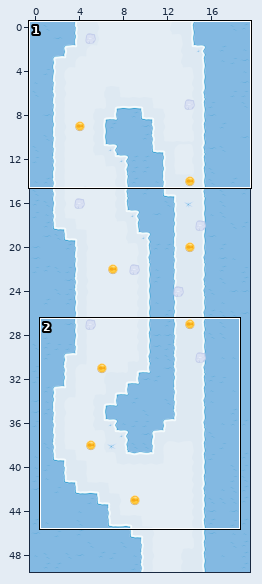
Level history. Tiled map: android/assets/maps/blockB_D_1.tmx. The first picture is a wide view before the edit; the outline marks the close-up.
Close-up. The starting point:
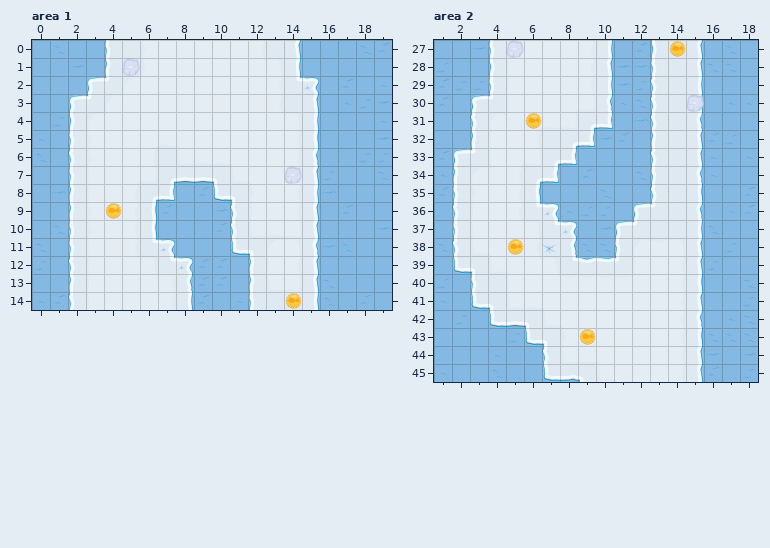
Cells are 160x160 px. Shown: area 1 x 0..19, y 0..14; area 2 x 1..18, y 27..45. The commit also changed other parts of the map, which this record leaves out.
The same view after the edit:
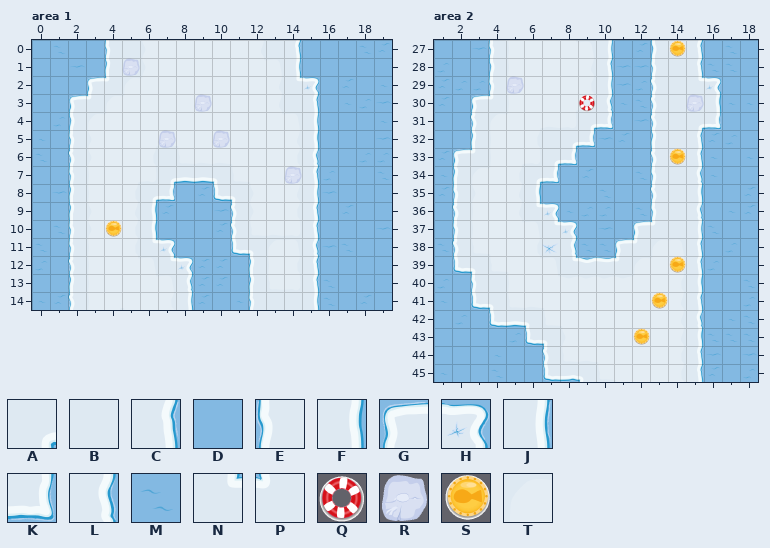
Key: from "Map v2": A 0, B 6, C 10, D 11, E 15, F 20, G 22, H 23, J 30, K 33, L 40, M 41, N 50, P 55, Q 71, R 72, S 73, T 77.
_ is an empty cell.
Tiles replaced or removed in this view: B, C, D, E, G, J, L, P, R, S, T.
Changes in this commit:
Changed rows in their new state; . is an unchanged cell.
Layer "PickUps", area 1:
first column x 4:
 9 _
10 S
first column x 14:
14 _
Layer "Obstacles", area 1:
first column x 7:
 3 ..R.
 5 R..R
Layer "Floor", area 2:
first column x 15:
29 NH
30 BF
31 AK
first column x 11:
36 .ME
37 DGP
38 GP.
Layer "PickUps", area 2:
first column x 6:
30 ...Q.....
31 _........
33 ........S
first column x 5:
38 _.........
39 .........S
41 ........S.
43 ...._..S..
Layer "Obstacles", area 2:
first column x 5:
27 _
29 R
